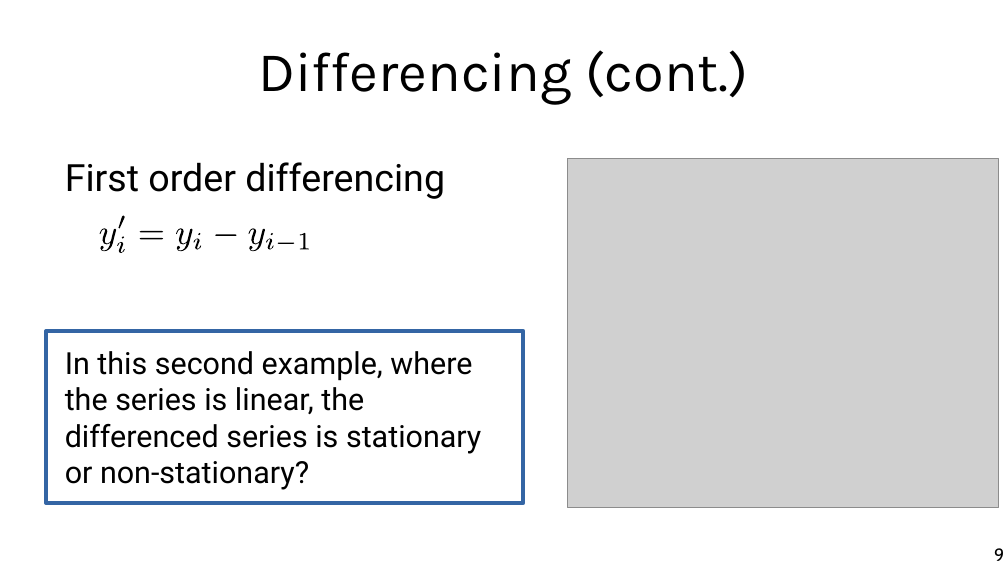
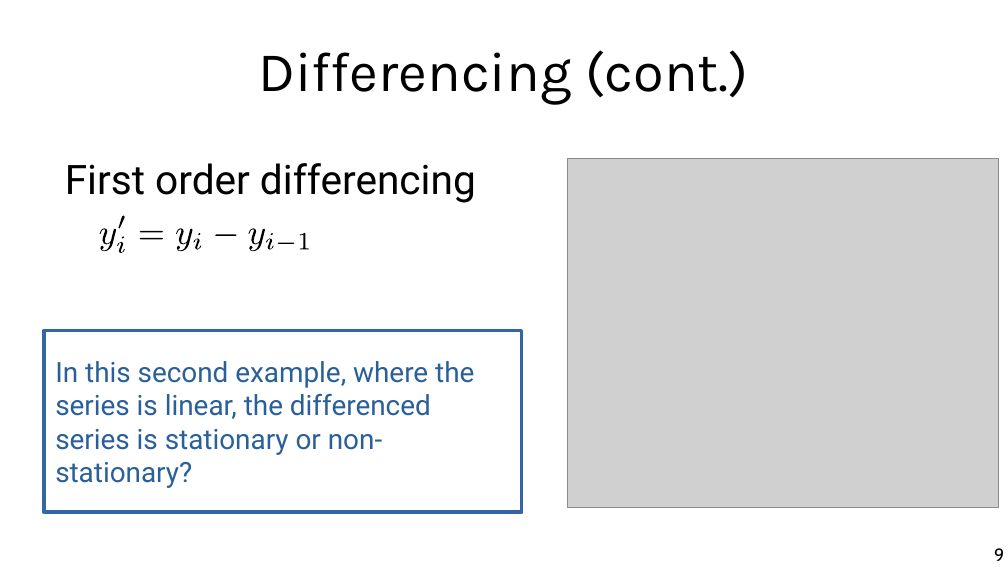
Before and after one commit to chatox/data-mining-course, a slide deck: slide 9 of theory/odp/tt29_forecasting.odp. Drawn at 1008x567 pixels with LibreOffice and Linux fonts; fonts in the diff are those of the drawing; grey boxes stand for pictures. Boxes give left, top, right and bottom in pixels: in the first picture for what was removed or moved away, otherwise in the second. Text is boxed around its words. In the diff, an @@ line names an element or a change of style, - is before the commit and + after.

```diff
--- a/theory/odp/tt29_forecasting.odp
+++ b/theory/odp/tt29_forecasting.odp
@@ text "First order differencing" at (65,163,476,203): size 29.6 to 32 pt @@
@@ rectangle "In this second example, where ...": place and size @@
-rectangle "In this second example, where ..." at (46,331,523,503)
+rectangle "In this second example, where ..." at (45,331,522,513)
@@ text at (65,351,481,490): paragraph removed @@
-In this second example, where the series is linear, the differenced series is stationary or non-stationary?
@@ text in rectangle at (55,361,474,488): text added @@
+In this second example, where the series is linear, the differenced series is stationary or non-stationary?
```
Also in this commit, not shown: 13 other slides changed, 6 other files.
